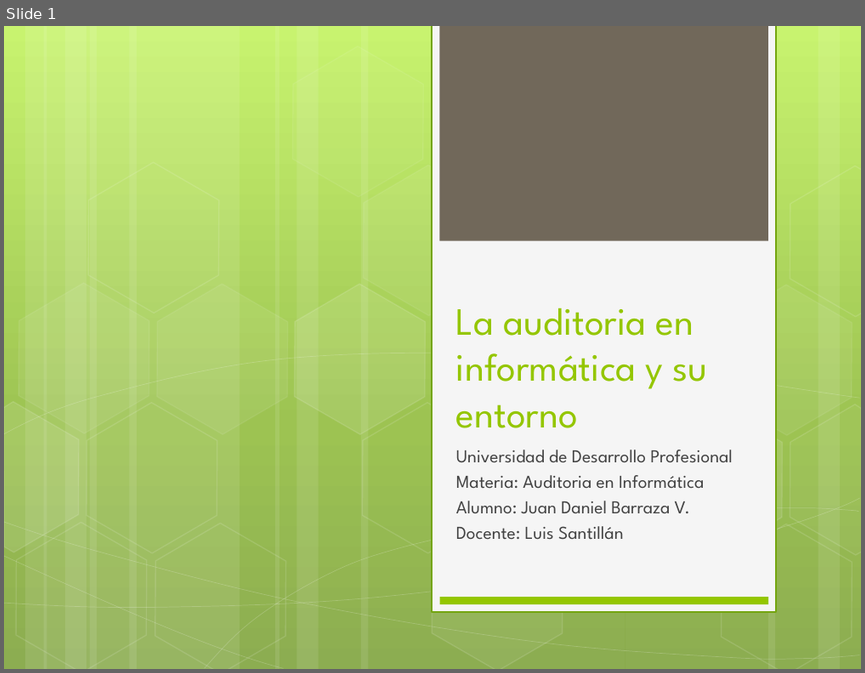
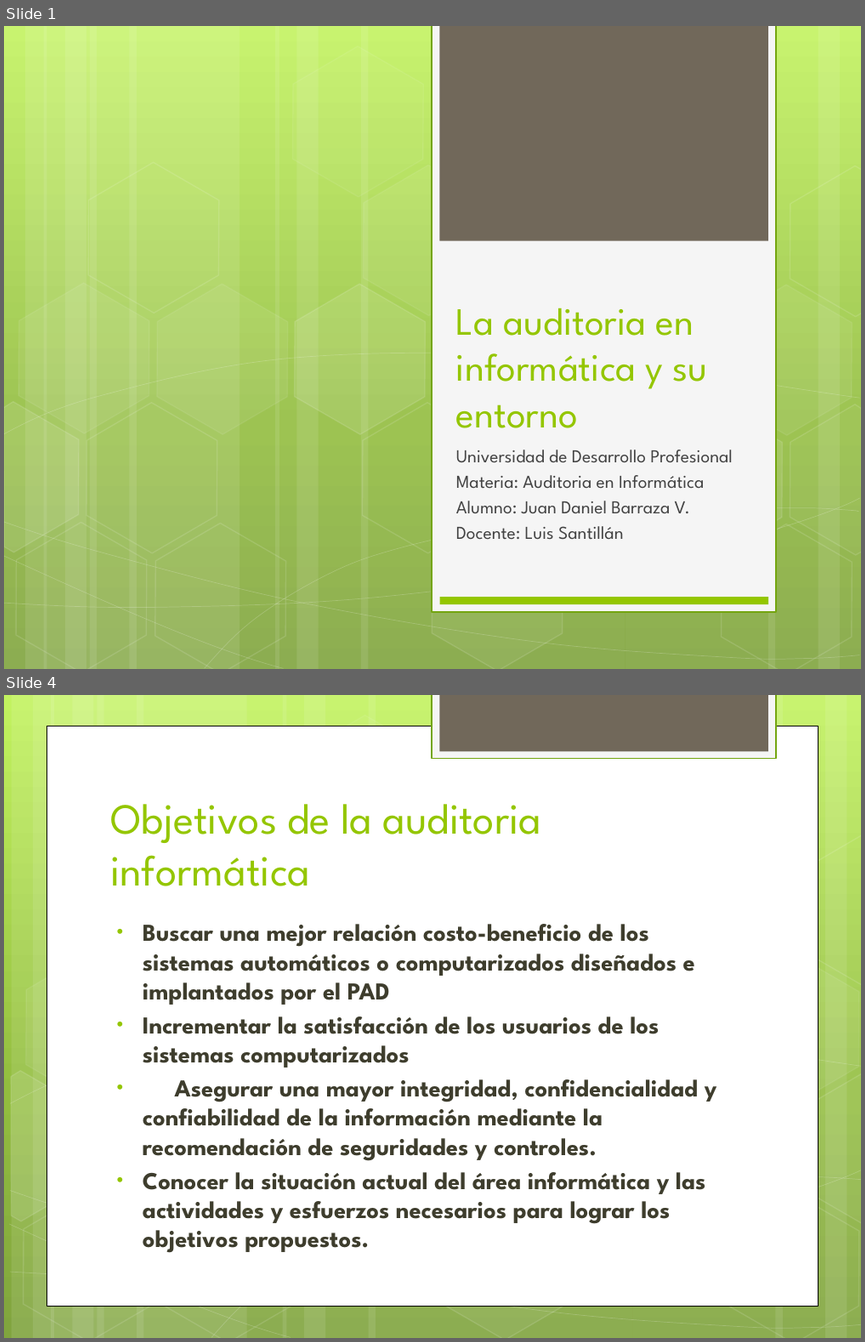
Before and after one commit to lc850/auditoria, a slide deck: La auditoria en informática y su entorno.pptx. Shown one above the other, each under a label of ours: slide 1 before the commit, slides 1 and 4 after it; the slides between them are not shown. The pictures are 865x673 and 865x1342 pixels, drawn with LibreOffice and Linux fonts; fonts in the diff are those of the drawing. Boxes give left, top, right and bottom in pixels: in the first picture for what was removed or moved away, otherwise in the second. Text is boxed around its words. In the diff, an @@ line names an element or a change of style, - is before the commit and + after.

Commit message:
La auditoria en informática y su entorno

```diff
--- a/La auditoria en informática y su entorno.pptx
+++ b/La auditoria en informática y su entorno.pptx
@@ slide 4 added at (4,695,861,1338), background gradient #C3F35F to #93BF3F to #81A53E @@
@@ rectangle added at (432,695,776,759), fill #F5F5F5, outline #74A510 1.25 pt @@
@@ rectangle added at (439,695,767,752), fill #71685A @@
@@ rectangle added at (46,726,818,1305), fill #FFFFFF, outline #000000 0.5 pt @@
@@ title added at (110,804,542,886), 36 pt, text #94C600 @@
+Objetivos de la auditoria informática
@@ group added at (4,695,861,1338): 12 rectangles, 8 freeform shapes, 8 hexagons @@
@@ text added at (143,924,717,1253), 20.4 pt, text #3E3D2D, bold @@
+• Buscar una mejor relación costo-beneficio de los sistemas automáticos o computarizados diseñados e implantados por el PAD
+• Incrementar la satisfacción de los usuarios de los sistemas computarizados
+• Asegurar una mayor integridad, confidencialidad y confiabilidad de la información mediante la recomendación de seguridades y controles.
+• Conocer la situación actual del área informática y las actividades y esfuerzos necesarios para lograr los objetivos propuestos.
```
Also in this commit, not shown: 3 other slides added, 1 slide removed, 2 other files.
